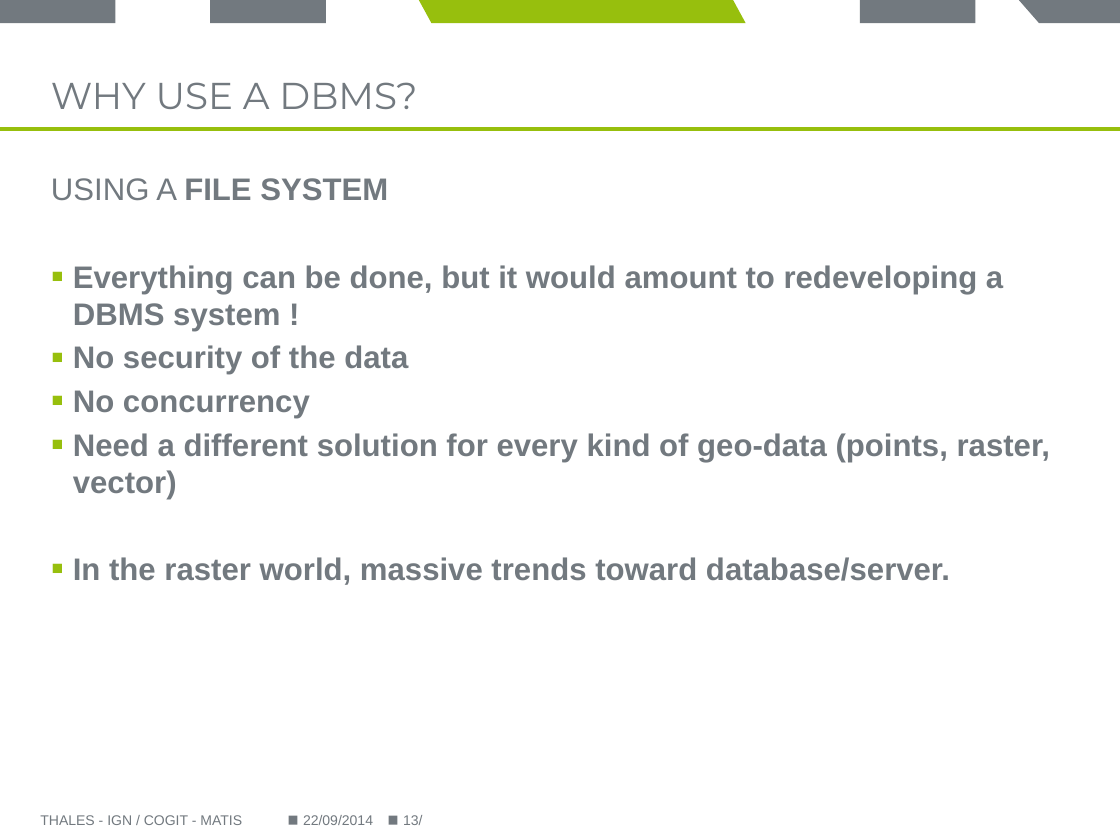
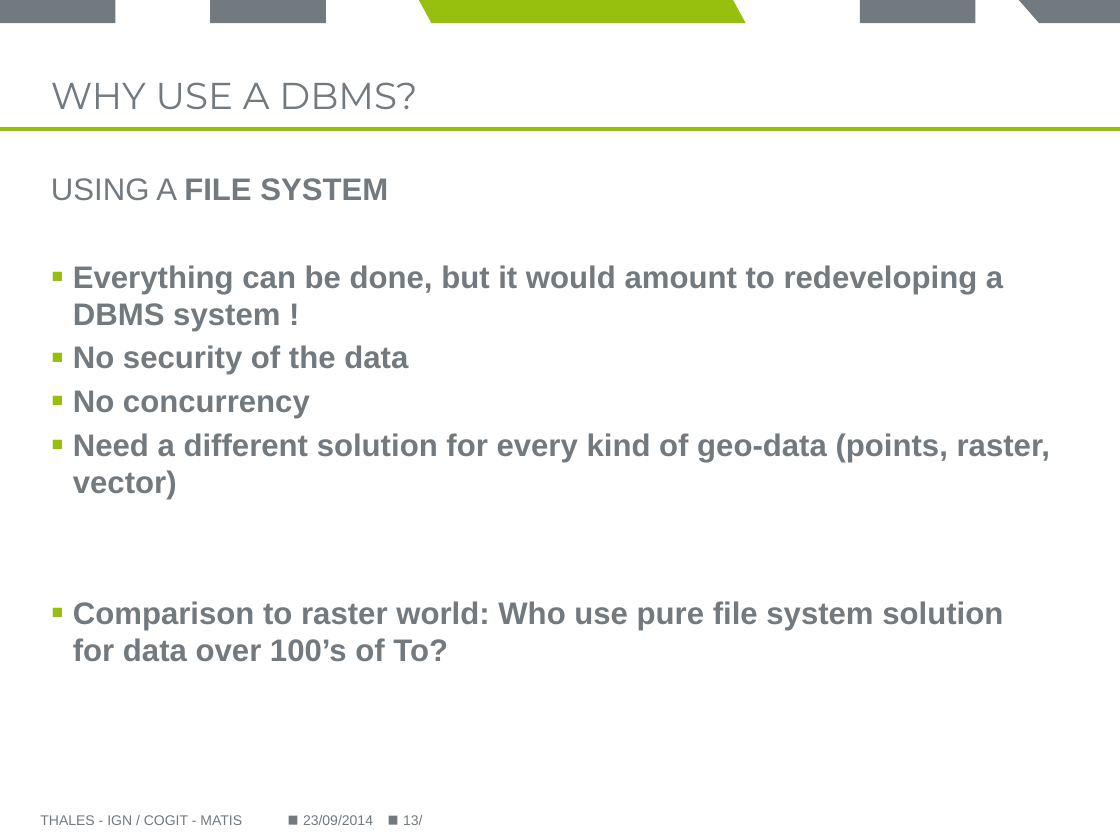
Before and after one commit to Remi-C/Postgres_Day_2014_10_RemiC, a slide deck: slide 13 of presentation/presentation_RCura.pptx. Drawn at 1120x840 pixels with LibreOffice and Linux fonts; fonts in the diff are those of the drawing; background and template pictures are left out. Boxes give left, top, right and bottom in pixels: in the first picture for what was removed or moved away, otherwise in the second. Text is boxed around its words. In the diff, an @@ line names an element or a change of style, - is before the commit and + after.

```diff
--- a/presentation/presentation_RCura.pptx
+++ b/presentation/presentation_RCura.pptx
@@ text at [73,601,1003,661]: text changed @@
-▪ In the raster world, massive trends toward database/server.
+▪ Comparison to raster world: Who use pure file system solution for data over 100’s of To?
@@ text at [303,815,373,825]: text changed @@
-22/09/2014
+23/09/2014
```
Also in this commit, not shown: 16 other slides changed, 5 slides added.
